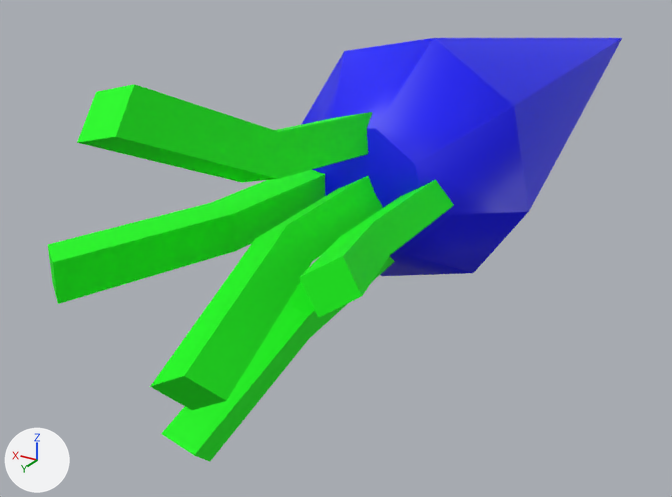
An edit to the FBX model Artistkram/Adi/Level 1/Karotte/karotte_low.fbx, drawn before and after from the same camera.
Camera for both pictures: a 50 mm camera at (-0.00185, 0.00468, 0.00137) aimed at (0.00055, 0.00069, -0.00063). The axes (+X, +Y, +Z) are drawn at lower left. The lights are the same throughout. Where no turn or scale is listed for an object, it has been applied to the vertices.
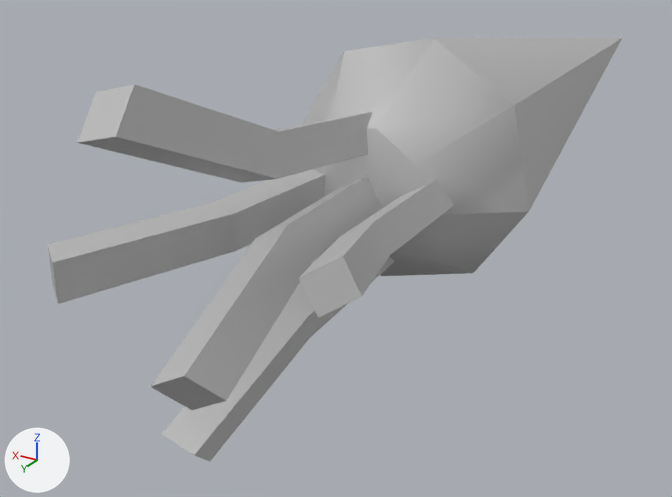
Patch to the scene script:
```diff
--- a/Artistkram/Adi/Level 1/Karotte/karotte_low.fbx.py
+++ b/Artistkram/Adi/Level 1/Karotte/karotte_low.fbx.py
@@ mat_lambert1 @@
+mat_lambert1 = principled_material('lambert1')
+mat_lambert1.base_color = (0.5, 0.5, 0.5)  # grey #bcbcbc
@@ me_mesh @@
 me_mesh.from_pydata(...)  # 78 vertices, 69 faces; spans x -0.00059..0.00062, y -0.0027..0.0028, z -0.00071..0.00071
 # used by ob_polysurface12; location = (0.0, 0.0, 0.0)
+# me_mesh part 1: all 24 faces that had it switch from mat_orange (blue #0000ff) to mat_lambert1 (grey #bcbcbc)
+# me_mesh part 2: all 45 faces that had it switch from mat_gruen (green #00ff00) to mat_lambert1 (grey #bcbcbc)
```

Location of each change, (x1, y1, x2, y2) in pixels of the pictures (672 x 497 px):
part 1 of me_mesh, recoloured (blue to grey)
    both: (301, 38, 622, 276)
part 2 of me_mesh, recoloured (green to grey)
    both: (48, 84, 454, 461)
